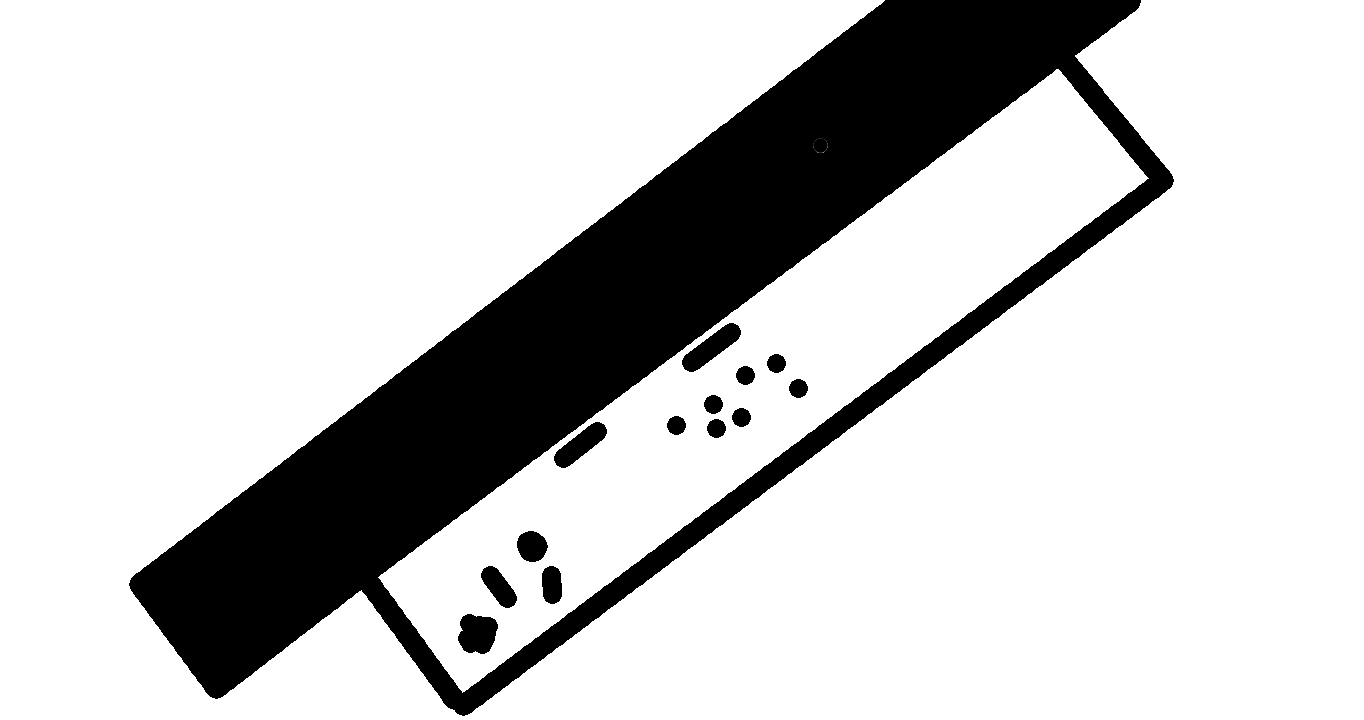
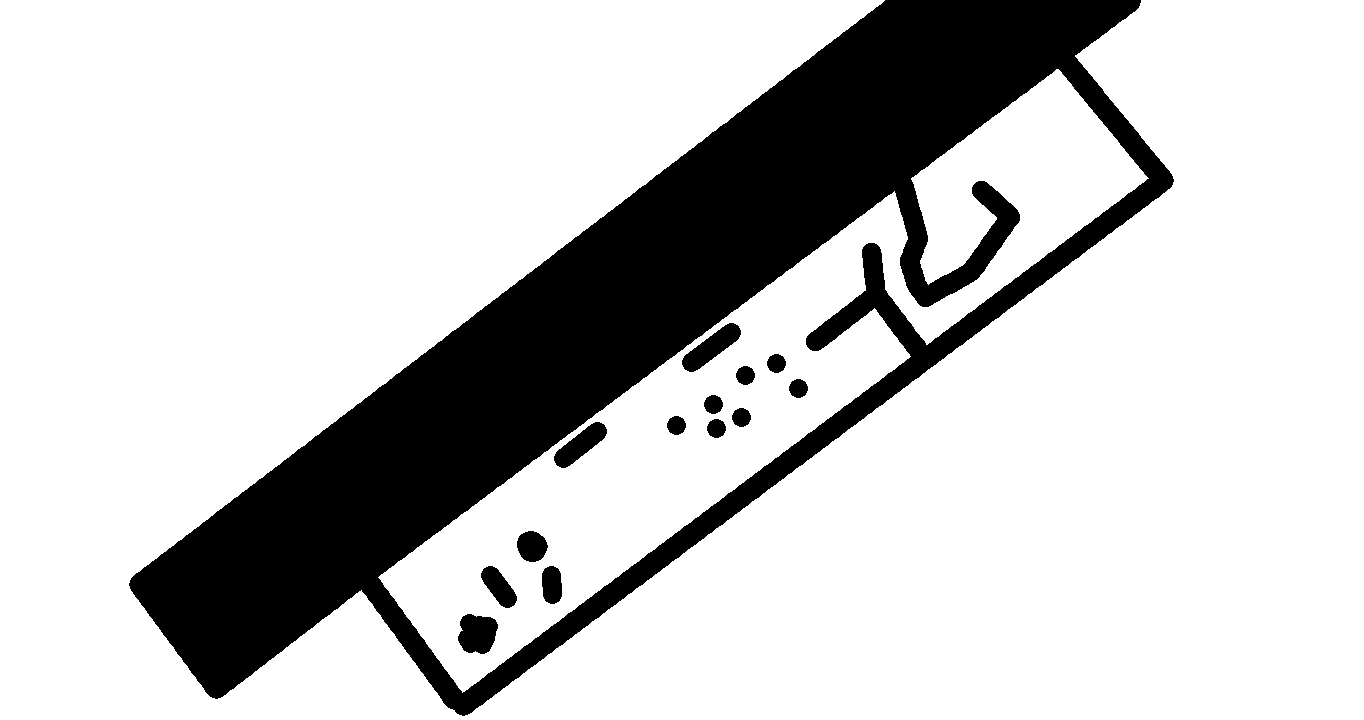
Comparing the layer stacks of the two 1364×720 images. Changes:
painted on "Camada" over [806, 138, 1020, 357]
